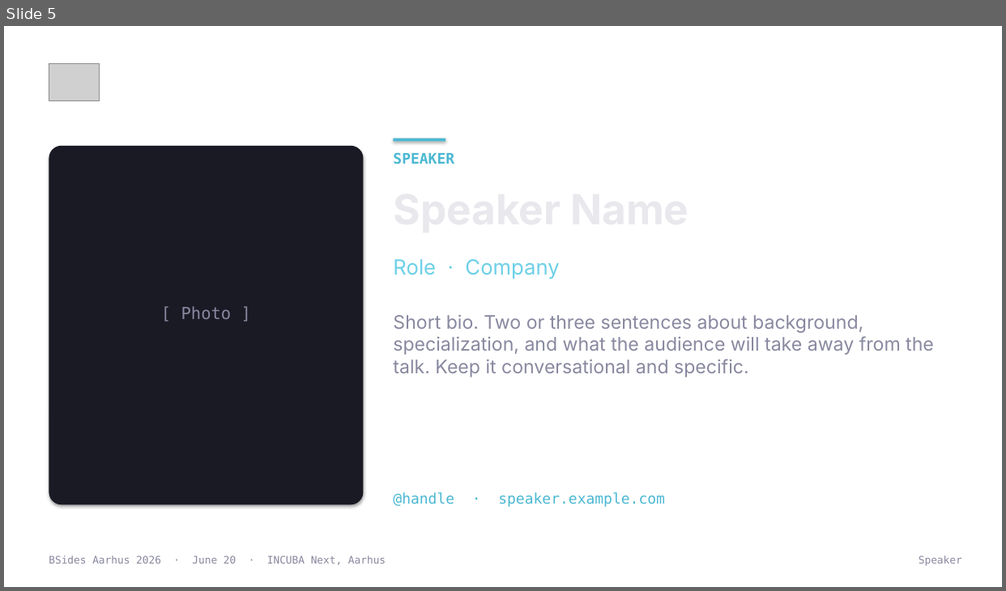
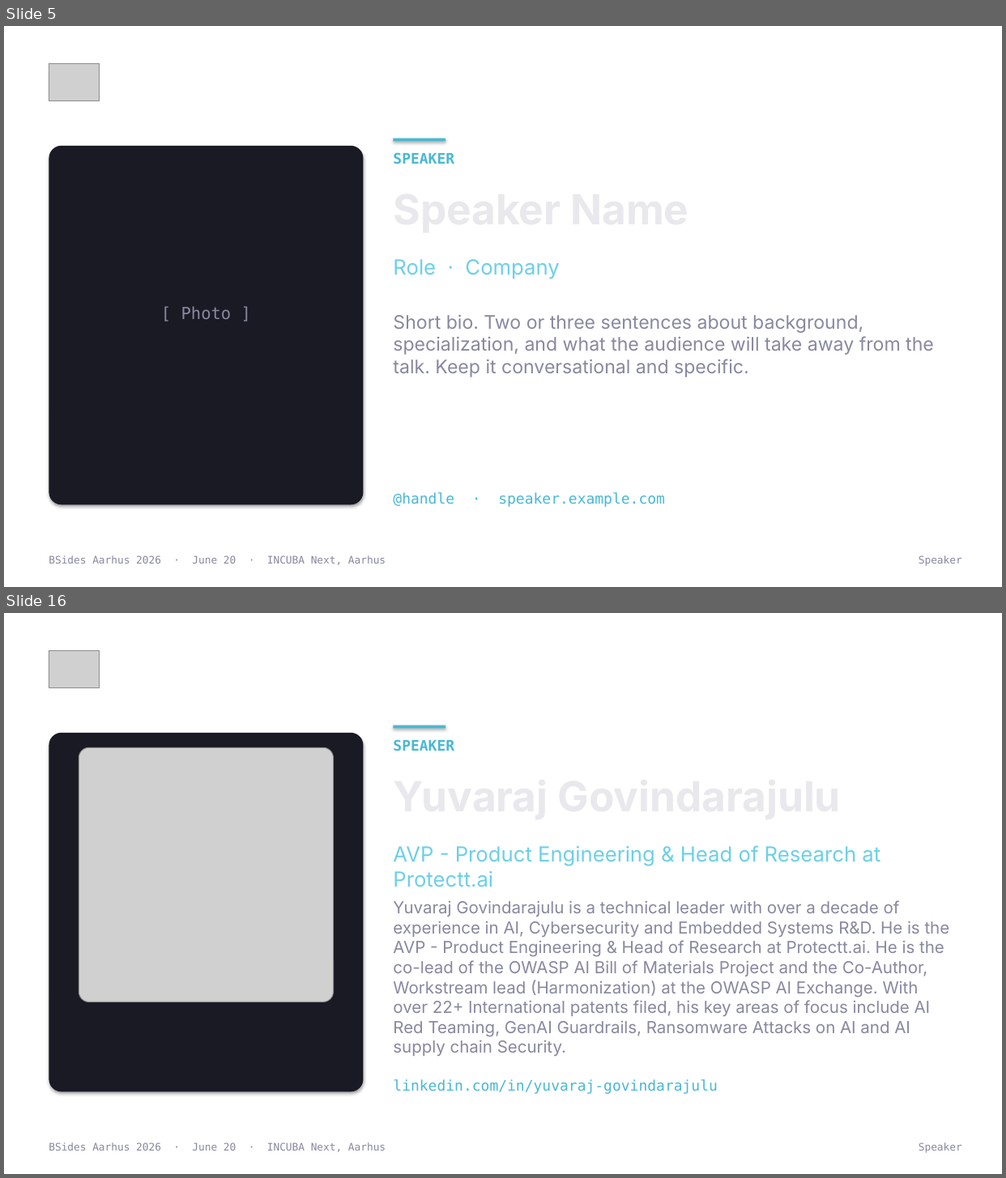
Before and after one commit to BSides-Aarhus/Website-2026, a slide deck: Plans/template-output/bsides-aarhus-2026-template.pptx. Shown one above the other, each under a label of ours: slide 5 before the commit, slides 5 and 16 after it; the slides between them are not shown. The pictures are 1006x591 and 1006x1178 pixels, drawn with LibreOffice and Linux fonts; fonts in the diff are those of the drawing; grey boxes stand for pictures; background and template pictures are left out. Boxes give left, top, right and bottom in pixels: in the first picture for what was removed or moved away, otherwise in the second. Text is boxed around its words. In the diff, an @@ line names an element or a change of style, - is before the commit and + after.

```diff
--- a/Plans/template-output/bsides-aarhus-2026-template.pptx
+++ b/Plans/template-output/bsides-aarhus-2026-template.pptx
@@ slide 16 added at (x1=4, y1=613, x2=1002, y2=1174), background picture (left out) @@
@@ picture added at (x1=49, y1=650, x2=100, y2=688) @@
@@ rounded rectangle added at (x1=49, y1=733, x2=364, y2=1093), fill #1A1A25 @@
@@ rectangle added at (x1=394, y1=726, x2=445, y2=728), fill #4AB8D2 @@
@@ picture added at (x1=79, y1=747, x2=334, y2=1003) @@
@@ text added at (x1=393, y1=739, x2=454, y2=751), 14 pt, text #4AB8D2, bold @@
+SPEAKER
@@ text added at (x1=393, y1=845, x2=880, y2=888), 20 pt, text #6DD0E7 @@
+AVP - Product Engineering & Head of Research at Protectt.ai
@@ text added at (x1=393, y1=901, x2=564, y2=917), 40 pt, text #E8E8ED, bold @@
+Yuvaraj Govindarajulu
@@ text added at (x1=393, y1=901, x2=950, y2=1056), 16 pt, text #8888A0 @@
+Yuvaraj Govindarajulu is a technical leader with over a decade of experience in AI, Cybersecurity and Embedded Systems R&D. He is the AVP - Product Engineering & Head of Research at Protectt.ai. He is the co-lead of the OWASP AI Bill of Materials Project and the Co-Author, Workstream lead (Harmonization) at the OWASP AI Exchange. With over 22+ International patents filed, his key areas of focus include AI Red Teaming, GenAI Guardrails, Ransomware Attacks on AI and AI supply chain Security.
@@ text added at (x1=393, y1=1080, x2=718, y2=1094), 14 pt, text #4AB8D2 @@
+linkedin.com/in/yuvaraj-govindarajulu
@@ text added at (x1=49, y1=1143, x2=386, y2=1152), 10 pt, text #8888A0 @@
+BSides Aarhus 2026 · June 20 · INCUBA Next, Aarhus
@@ text added at (x1=918, y1=1143, x2=962, y2=1153), 10 pt, text #8888A0 @@
+Speaker
```
Also in this commit, not shown: 10 other slides added, 1 other file.
